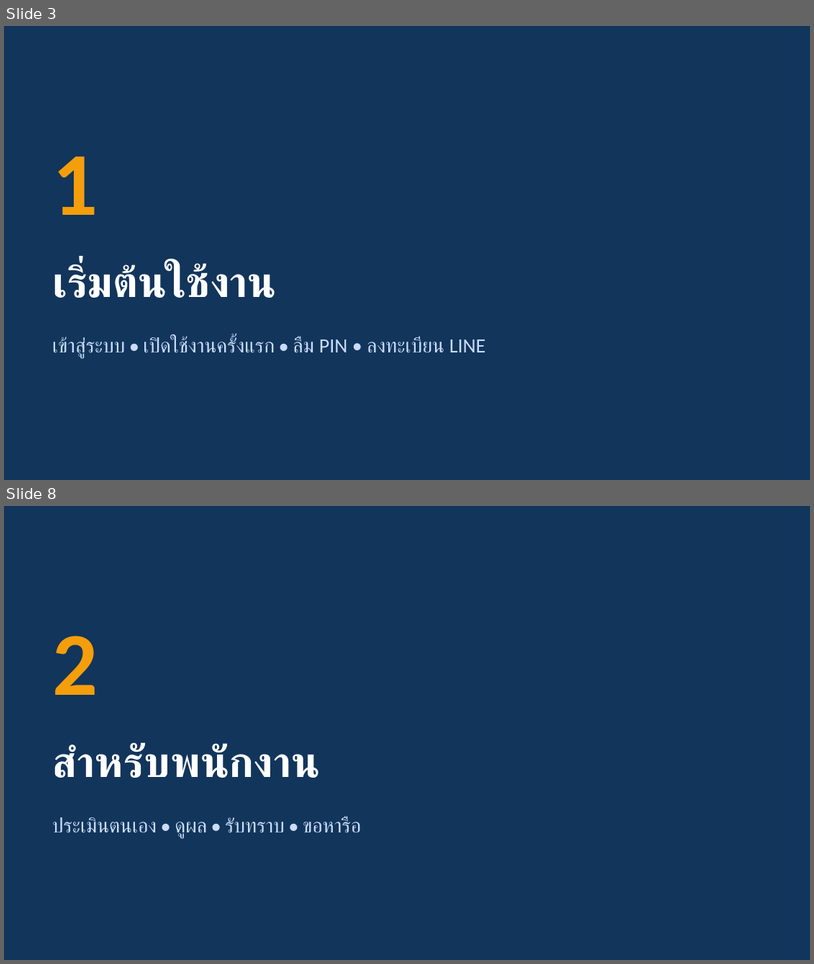
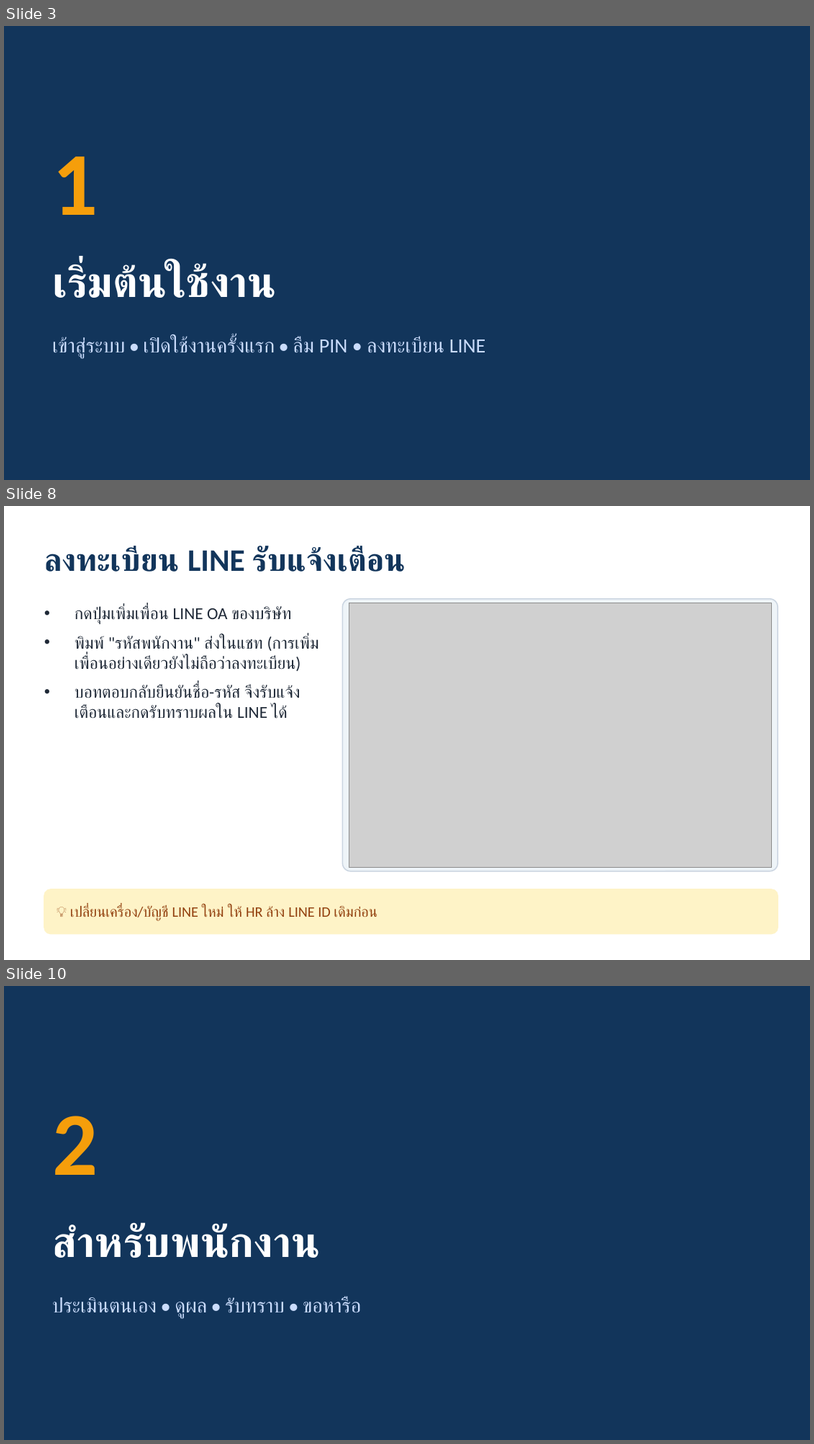
Before and after one commit to hunnysri91021-sml/SML_PMS_Professional, a slide deck: docs/SML_PMS_UserGuide.pptx. Shown one above the other, each under a label of ours: slides 3 and 8 before the commit, slides 3, 8 and 10 after it; the slides between them are not shown. The pictures are 814x964 and 814x1444 pixels, drawn with LibreOffice and Linux fonts; fonts in the diff are those of the drawing; grey boxes stand for pictures. Boxes give left, top, right and bottom in pixels: in the first picture for what was removed or moved away, otherwise in the second. Text is boxed around its words. In the diff, an @@ line names an element or a change of style, - is before the commit and + after.

```diff
--- a/docs/SML_PMS_UserGuide.pptx
+++ b/docs/SML_PMS_UserGuide.pptx
@@ slide 8 added at <box>4,506,810,960</box>, background #FFFFFF @@
@@ text added at <box>44,546,405,572</box>, 28 pt, text #12355B, bold @@
+ลงทะเบียน LINE รับแจ้งเตือน
@@ text added at <box>75,606,319,718</box>, 15 pt, text #1F2937 @@
+• กดปุ่มเพิ่มเพื่อน LINE OA ของบริษัท
+• พิมพ์ "รหัสพนักงาน" ส่งในแชท (การเพิ่มเพื่อนอย่างเดียวยังไม่ถือว่าลงทะเบียน)
+• บอทตอบกลับยืนยันชื่อ-รหัส จึงรับแจ้งเตือนและกดรับทราบผลใน LINE ได้
@@ rounded rectangle added at <box>342,599,778,871</box>, fill #EEF4F8, outline #CBD5E1 1 pt @@
@@ picture added at <box>349,602,772,867</box> @@
@@ rounded rectangle added at <box>44,889,778,934</box>, fill #FEF3C7, outline #FEF3C7 1 pt @@
@@ text added at <box>70,906,378,921</box>, 13 pt, text #92400E @@
+💡 เปลี่ยนเครื่อง/บัญชี LINE ใหม่ ให้ HR ล้าง LINE ID เดิมก่อน
@@ what was slide 8 is now slide 10 @@
```
Also in this commit, not shown: 3 slides changed, 3 other slides added, 16 other files.
